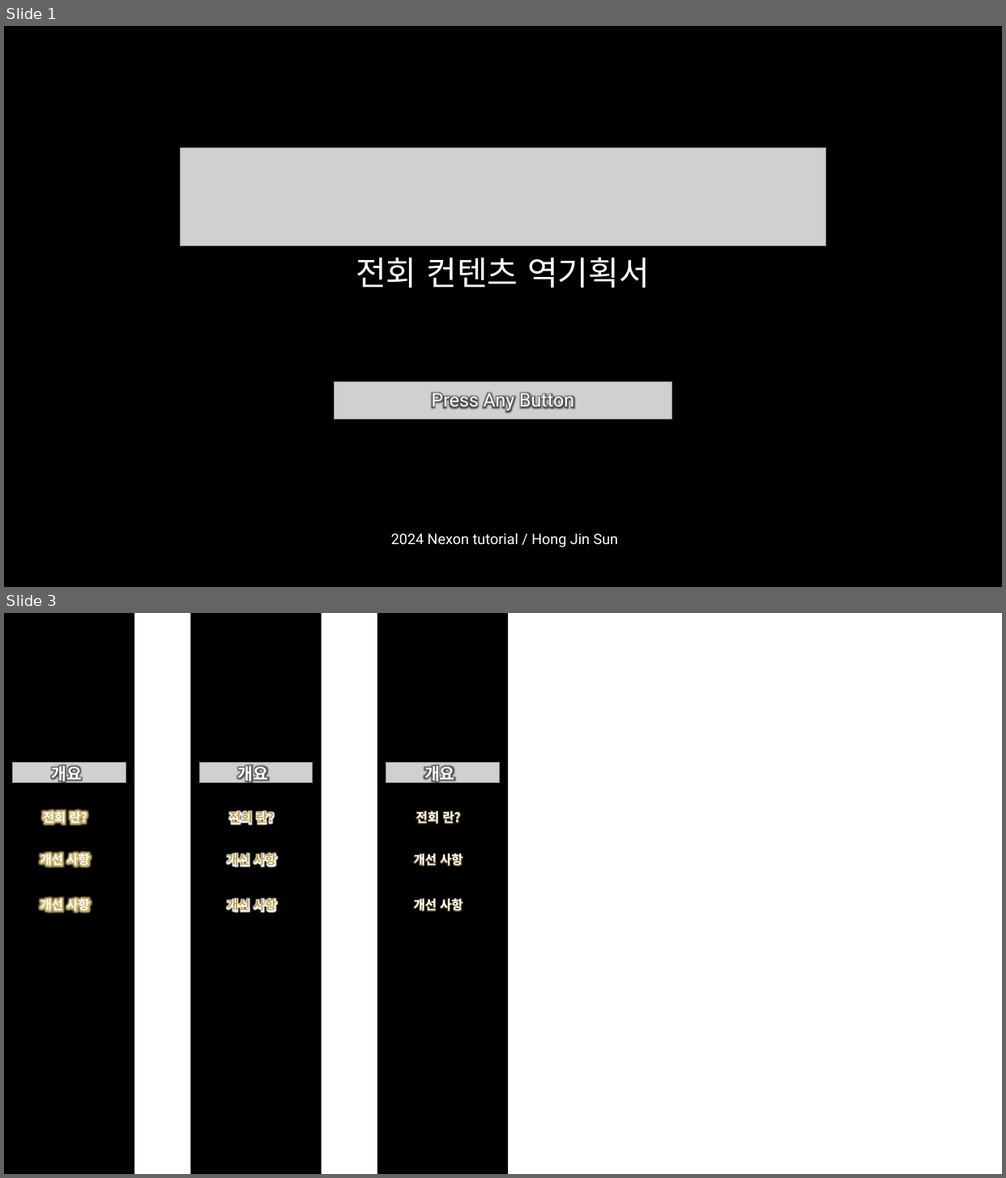
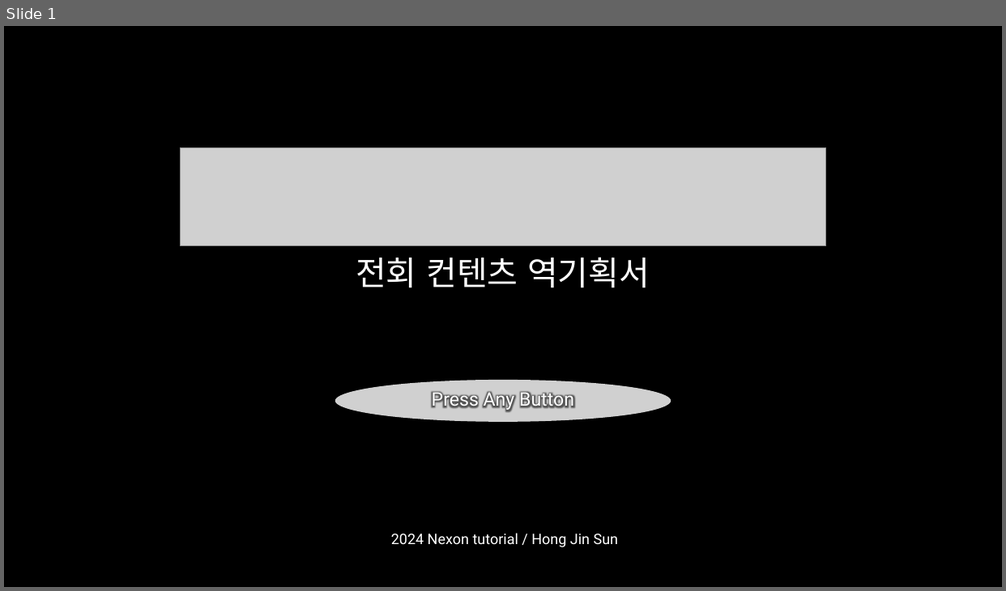
Before and after one commit to hjs0913/GameDesign, a slide deck: 엘든링 역기획서/엘든링_전회컨텐츠_역기획서.pptx. Shown one above the other, each under a label of ours: slides 1 and 3 before the commit, slide 1 after it; the slides between them are not shown. The pictures are 1006x1178 and 1006x591 pixels, drawn with LibreOffice and Linux fonts; fonts in the diff are those of the drawing; grey boxes stand for pictures; background and template pictures are left out. Boxes give left, top, right and bottom in pixels: in the first picture for what was removed or moved away, otherwise in the second. Text is boxed around its words. In the diff, an @@ line names an element or a change of style, - is before the commit and + after.

```diff
--- a/엘든링 역기획서/엘든링_전회컨텐츠_역기획서.pptx
+++ b/엘든링 역기획서/엘든링_전회컨텐츠_역기획서.pptx
@@ slide 3 removed at <box>4,613,1002,1174</box>, background #FFFFFF @@
@@ rectangle removed at <box>4,613,134,1174</box> @@
@@ rectangle removed at <box>190,613,321,1174</box> @@
@@ rectangle removed at <box>377,613,508,1174</box> @@
@@ picture removed at <box>13,762,126,782</box> @@
@@ text removed at <box>51,764,82,785</box> @@
-개요
@@ picture removed at <box>199,762,313,782</box> @@
@@ text removed at <box>238,764,269,785</box> @@
-개요
@@ picture removed at <box>386,762,500,782</box> @@
@@ text removed at <box>424,764,455,785</box> @@
-개요
@@ text removed at <box>43,810,87,826</box> @@
-전회 란?
@@ text removed at <box>229,810,274,826</box> @@
-전회 란?
@@ text removed at <box>416,810,461,826</box> @@
-전회 란?
@@ text removed at <box>40,852,89,868</box> @@
-개선 사항
@@ text removed at <box>227,852,276,868</box> @@
-개선 사항
@@ text removed at <box>414,852,462,868</box> @@
-개선 사항
@@ text removed at <box>40,897,89,914</box> @@
-개선 사항
@@ text removed at <box>227,897,276,914</box> @@
-개선 사항
@@ text removed at <box>414,897,462,914</box> @@
-개선 사항
@@ slide 1 changed as well @@
@@ picture: place and size @@
-picture at <box>334,382,672,419</box>
+picture at <box>335,380,671,422</box>
```
Also in this commit, not shown: 1 other slide changed, 8 slides added, 2 other slides removed, 2 other files.
